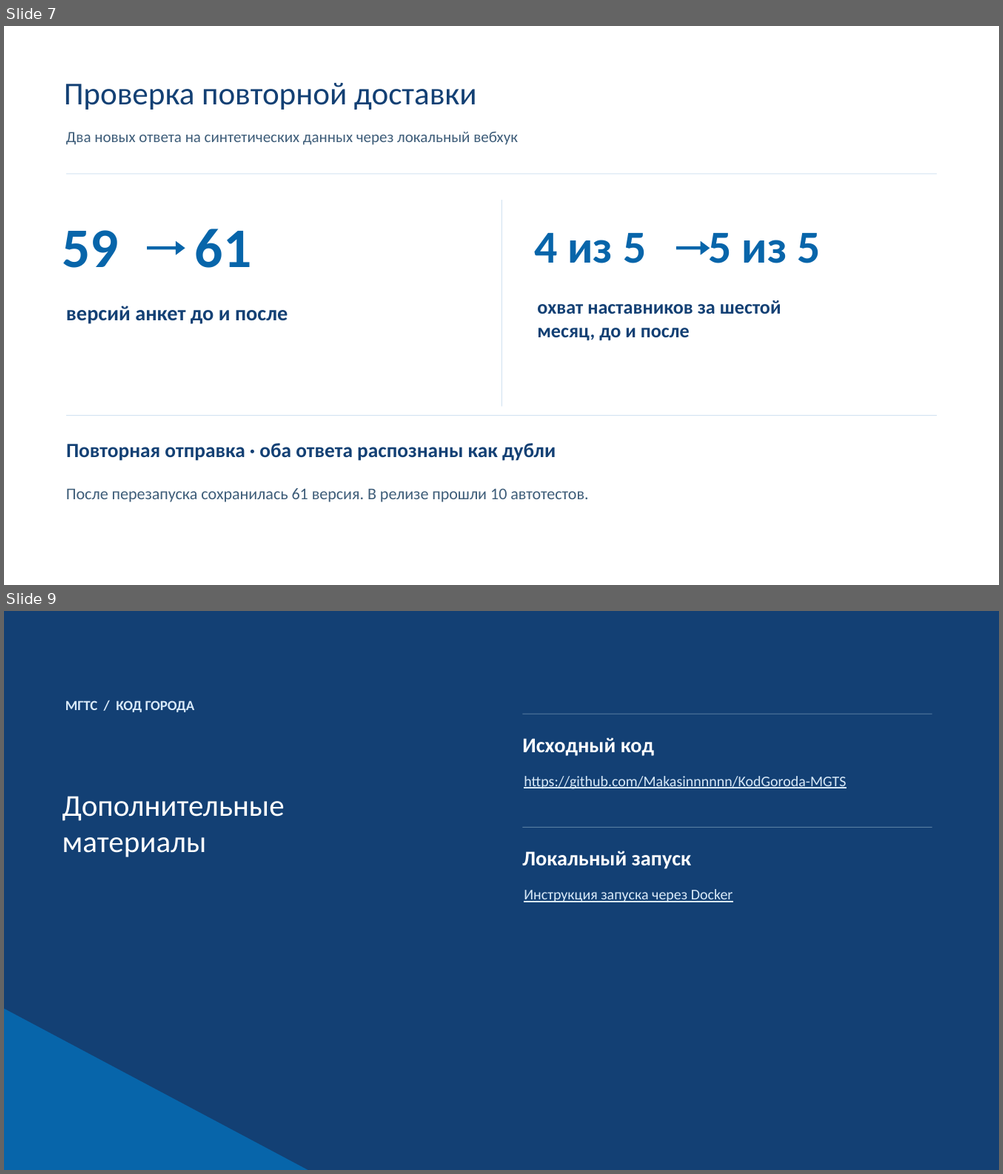
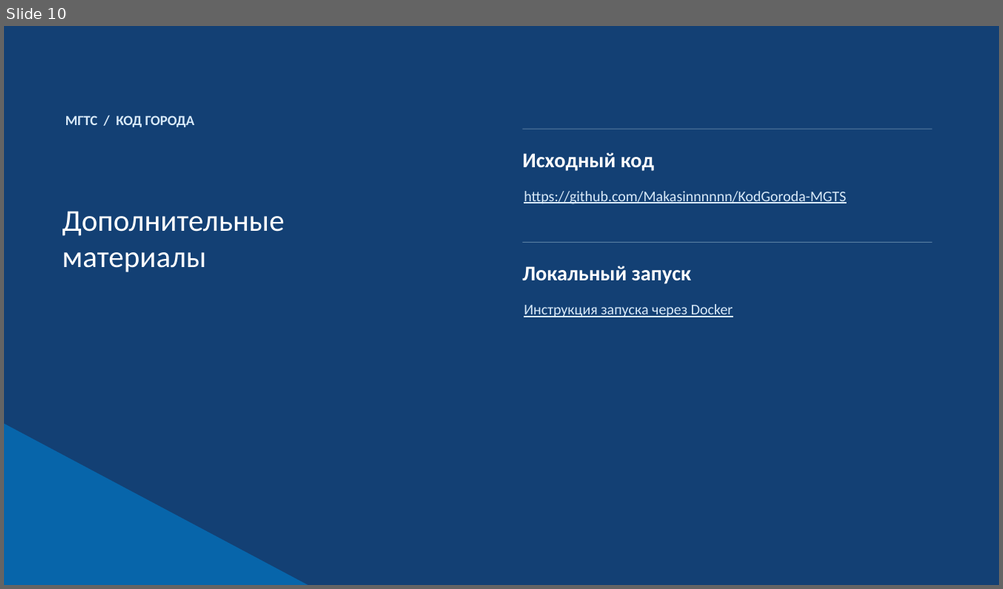
Before and after one commit to Makasinnnnnn/KodGoroda-MGTS, a slide deck: Vdeos/mgts-defense-with-screencasts.pptx. Shown one above the other, each under a label of ours: slides 7 and 9 before the commit, slide 10 after it; the slides between them are not shown. The pictures are 1003x1174 and 1003x589 pixels, drawn with LibreOffice and Linux fonts; fonts in the diff are those of the drawing. Boxes give left, top, right and bottom in pixels: in the first picture for what was removed or moved away, otherwise in the second. Text is boxed around its words. In the diff, an @@ line names an element or a change of style, - is before the commit and + after.

```diff
--- a/Vdeos/mgts-defense-with-screencasts.pptx
+++ b/Vdeos/mgts-defense-with-screencasts.pptx
@@ slide 7 removed at bbox=[4, 26, 999, 585], background #FFFFFF @@
@@ text removed at bbox=[64, 83, 477, 110] @@
-Проверка повторной доставки
@@ text removed at bbox=[66, 132, 518, 145] @@
-Два новых ответа на синтетических данных через локальный вебхук
@@ rectangle removed at bbox=[66, 174, 936, 175] @@
@@ rectangle removed at bbox=[502, 200, 503, 406] @@
@@ text removed at bbox=[62, 229, 252, 268] @@
-59 61
@@ freeform shape removed at bbox=[148, 241, 185, 256] @@
@@ text removed at bbox=[534, 233, 820, 264] @@
-4 из 5 5 из 5
@@ freeform shape removed at bbox=[676, 241, 710, 256] @@
@@ text removed at bbox=[66, 306, 287, 324] @@
-версий анкет до и после
@@ text removed at bbox=[537, 301, 781, 341] @@
-охват наставников за шестой
-месяц, до и после
@@ rectangle removed at bbox=[66, 415, 936, 416] @@
@@ text removed at bbox=[66, 443, 555, 461] @@
-Повторная отправка · оба ответа распознаны как дубли
@@ text removed at bbox=[66, 488, 588, 503] @@
-После перезапуска сохранилась 61 версия. В релизе прошли 10 автотестов.
@@ what was slide 9 is now slide 10 @@
```
Also in this commit, not shown: 2 slides changed, 2 slides added, 4 other files.
